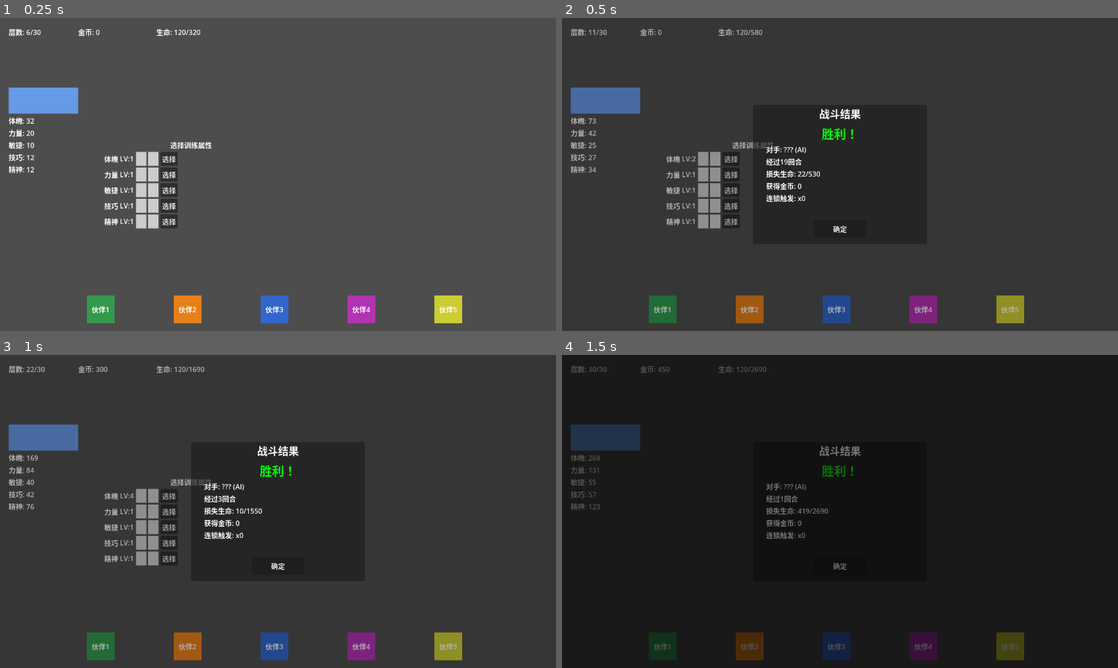
Above: before the commit, frames 1-4 (two rows, left to right).
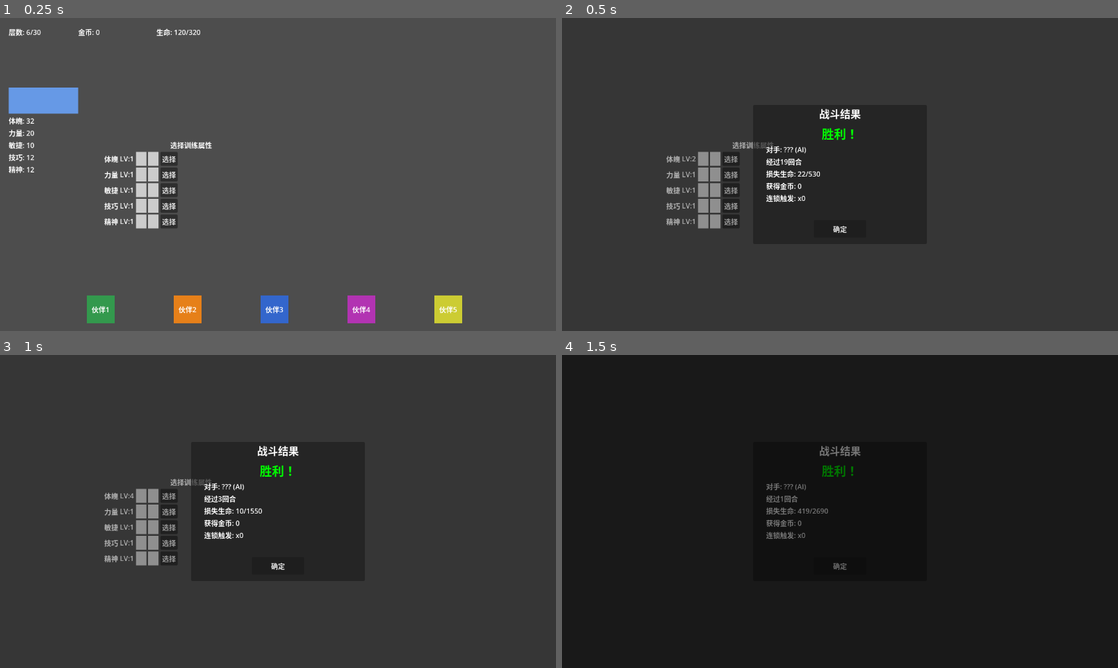
Above: after the commit, the same moments.

Repository: TianYu0321/Hero-Battle
Game: Godot game, scene res://scenes/test/test_full_run_30_turns.tscn
Two runs of this game, one before a commit and one after it. Both use one fixed random seed, a clock stepped at 60 frames per second and the inputs below. This scene is started directly instead of the project's main scene.
Inputs:
- Up to frame 1 (0.25 s): no input
- Up to frame 2 (0.5 s): no input
- Up to frame 3 (1 s): click "选择" at 0.5 s
- Up to frame 4 (1.5 s): click "确定" at 1.25 s

Frame 1 is identical in both runs. In frame 2, 3.7% of the frame differs, in the area x 1-84%, y 3-98%; in frame 3, 3.8%; in frame 4, 3.7%.

Commit message:
0513bug修复

Diff:
--- a/scenes/run_main/battle_animation_panel.gd
+++ b/scenes/run_main/battle_animation_panel.gd
@@ -58,7 +58,8 @@
 
 	var turn: int = _turn_keys[_current_turn_index]
 	var events: Array = _events_by_turn[turn]
-	turn_label.text = "回合 %d" % turn
+	turn_label.text = "回合 %d" % (turn + 1)
+	bottom_hint.text = ""
 
 	var partner_events: int = 0
 	for evt in events:
@@ -82,7 +83,7 @@
 			var order: Array = data.get("order", [])
 			if order.size() > 0:
 				var actor: String = order[0].get("name", "???")
-				bottom_hint.append_text("[color=yellow]%s 的行动[/color]\n" % actor)
+				bottom_hint.append_text("[color=yellow]%s 的行动[/color]  " % actor)
 
 		"action_executed":
 			var actor: String = data.get("actor_name", "???")
@@ -93,11 +94,11 @@
 			var value: int = summary.get("value", 0)
 
 			if is_miss:
-				bottom_hint.append_text("[color=gray]%s → %s miss[/color]\n" % [actor, target])
+				bottom_hint.append_text("[color=gray]%s → %s miss[/color]  " % [actor, target])
 			elif is_crit:
-				bottom_hint.append_text("[color=red]%s → %s 暴击 %d！[/color]\n" % [actor, target, value])
+				bottom_hint.append_text("[color=red]%s → %s 暴击 %d！[/color]  " % [actor, target, value])
 			else:
-				bottom_hint.append_text("%s → %s %d\n" % [actor, target, value])
+				bottom_hint.append_text("%s → %s %d  " % [actor, target, value])
 
 		"unit_damaged":
 			var unit_id: String = data.get("unit_id", "")
@@ -118,22 +119,22 @@
 
 		"unit_died":
 			var uname: String = data.get("name", "???")
-			bottom_hint.append_text("[color=red]%s 被击败！[/color]\n" % uname)
+			bottom_hint.append_text("[color=red]%s 被击败！[/color]  " % uname)
 
 		"partner_assist":
 			var pname: String = data.get("partner_name", "???")
-			bottom_hint.append_text("[color=cyan]%s 援助！[/color]\n" % pname)
+			bottom_hint.append_text("[color=cyan]%s 援助！[/color]  " % pname)
 			_flash_partner_icon(pname)
 
 		"chain_triggered":
 			var chain_count: int = data.get("chain_count", 0)
 			var pname: String = data.get("partner_name", "???")
 			var dmg: int = data.get("damage", 0)
-			bottom_hint.append_text("[color=purple]CHAIN x%d! %s %d[/color]\n" % [chain_count, pname, dmg])
+			bottom_hint.append_text("[color=purple]CHAIN x%d! %s %d[/color]  " % [chain_count, pname, dmg])
 
 		"ultimate_triggered":
 			var log_text: String = data.get("log", "")
-			bottom_hint.append_text("[color=gold]%s[/color]\n" % log_text)
+			bottom_hint.append_text("[color=gold]%s[/color]  " % log_text)
 			_screen_shake()
 
 func _update_hp_display() -> void:
@@ -146,12 +147,17 @@
 	label.add_theme_font_size_override("font_size", 32 if is_crit else 24)
 	label.modulate = Color(1, 0.2, 0.2) if is_crit else Color(1, 1, 1)
 
-	var base_x: float = 450 if is_enemy_side else 150
-	label.position = Vector2(base_x, 300)
+	var target_sprite: Control = enemy_sprite if is_enemy_side else hero_sprite
+	var sprite_pos: Vector2 = target_sprite.global_position
+	var sprite_size: Vector2 = target_sprite.size
+	label.position = Vector2(
+		sprite_pos.x + sprite_size.x / 2 - 20,
+		sprite_pos.y - 10
+	)
 	damage_container.add_child(label)
 
 	var tween := create_tween()
-	tween.tween_property(label, "position:y", label.position.y - 80, 0.6)
+	tween.tween_property(label, "position:y", label.position.y - 60, 0.6)
 	tween.tween_property(label, "modulate:a", 0, 0.3)
 	tween.tween_callback(label.queue_free)
 
--- a/scenes/run_main/battle_animation_panel.tscn
+++ b/scenes/run_main/battle_animation_panel.tscn
@@ -10,6 +10,16 @@
 grow_horizontal = 2
 grow_vertical = 2
 script = ExtResource("1_bap")
+
+[node name="FullScreenBg" type="ColorRect" parent="."]
+layout_mode = 1
+anchors_preset = 15
+anchor_right = 1.0
+anchor_bottom = 1.0
+grow_horizontal = 2
+grow_vertical = 2
+color = Color(0.08, 0.08, 0.12, 1)
+mouse_filter = 2
 
 [node name="TopBar" type="HBoxContainer" parent="."]
 layout_mode = 1
--- a/scenes/run_main/run_main.gd
+++ b/scenes/run_main/run_main.gd
@@ -497,6 +497,10 @@
 	training_panel.visible = false
 	rescue_panel.visible = false
 	enemy_info_panel.visible = false
+	$HudContainer.visible = false
+	$PlayerInfoPanel.visible = false
+	$PartnerContainer.visible = false
+	$MenuButton.visible = false
 	panel.visible = true
 	panel.z_index = 100
 	print("[RunMain] _show_modal_panel 完成: blocker=%s, panel=%s" % [ui_modal_blocker.visible, panel.visible])
@@ -506,6 +510,10 @@
 	print("[RunMain] _hide_modal_panel 开始: panel=%s" % panel.name)
 	panel.visible = false
 	ui_modal_blocker.visible = false
+	$HudContainer.visible = true
+	$PlayerInfoPanel.visible = true
+	$PartnerContainer.visible = true
+	$MenuButton.visible = true
 	_transition_ui_state(UISceneState.OPTION_SELECT)
 	print("[RunMain] _hide_modal_panel 完成: blocker=%s, option_container=%s" % [ui_modal_blocker.visible, option_container.visible])
 
Not shown, added: Docs/0513改动/task-card-battle-fix-v3.md
